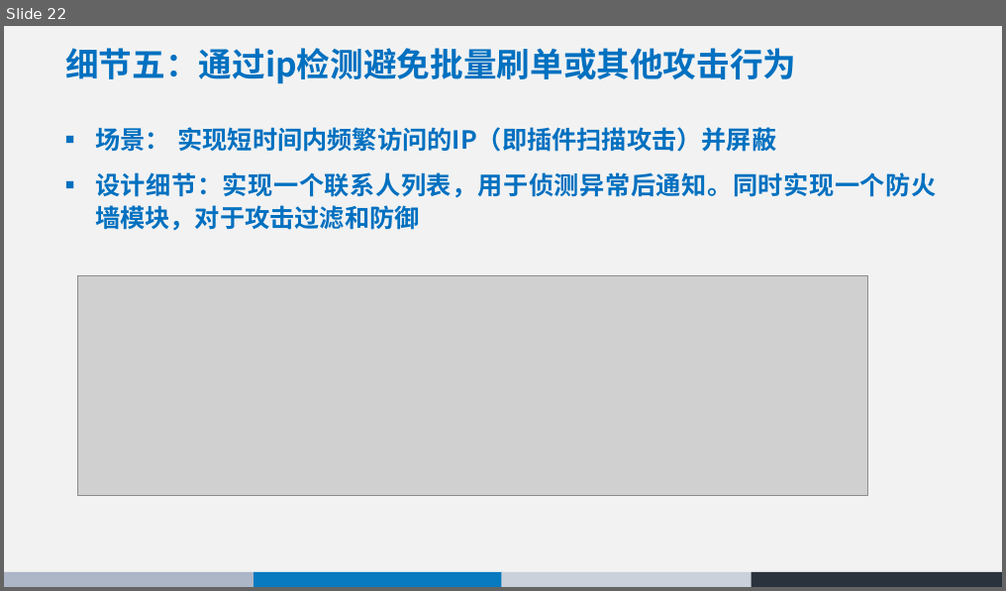
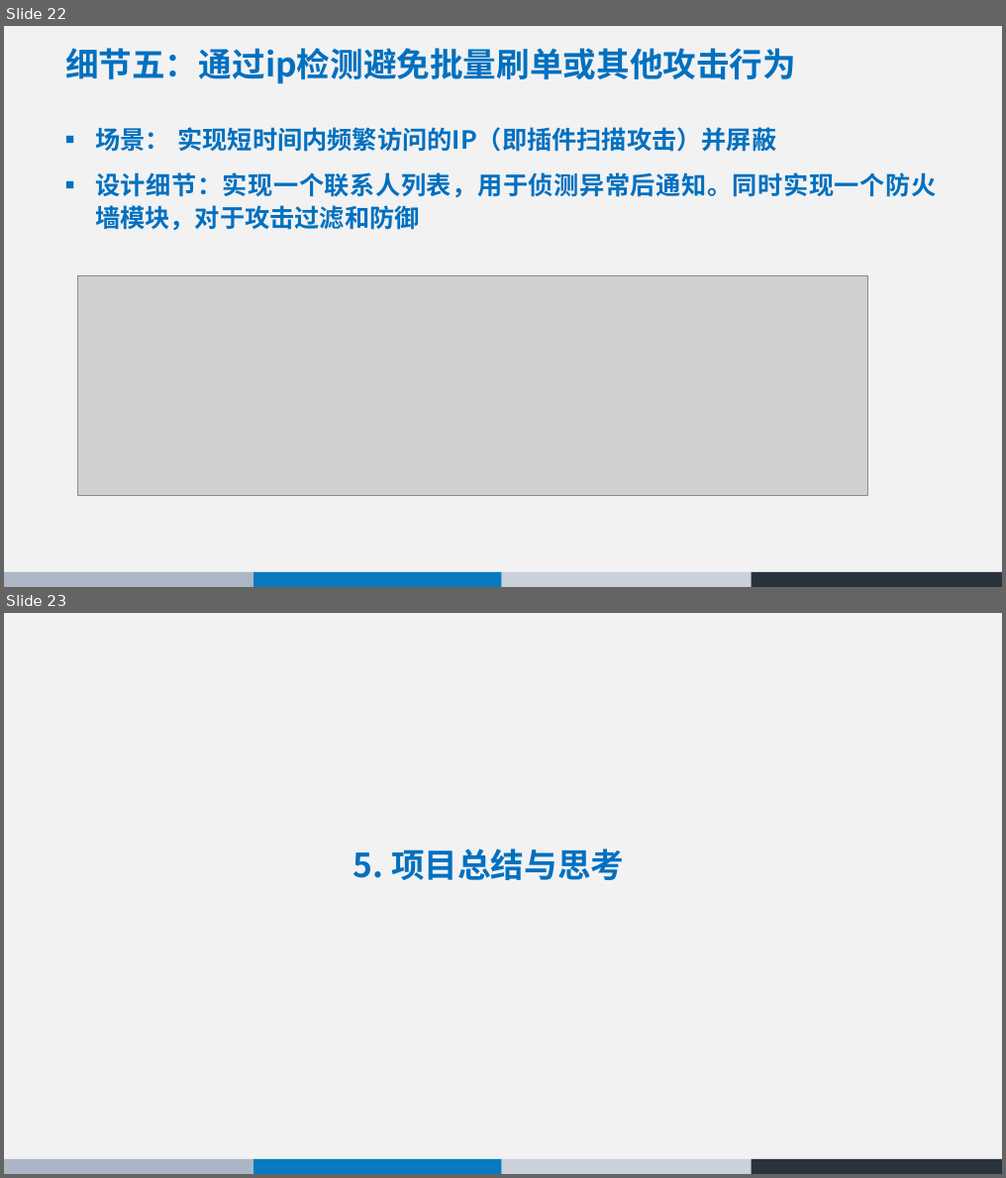
Before and after one commit to 74237423/Architecture, a slide deck: 同城互助系统 - 体系结构设计.pptx. Shown one above the other, each under a label of ours: slide 22 before the commit, slides 22 and 23 after it. The pictures are 1006x591 and 1006x1178 pixels, drawn with LibreOffice and Linux fonts; fonts in the diff are those of the drawing; grey boxes stand for pictures. Boxes give left, top, right and bottom in pixels: in the first picture for what was removed or moved away, otherwise in the second. Text is boxed around its words. In the diff, an @@ line names an element or a change of style, - is before the commit and + after.

```diff
--- a/同城互助系统 - 体系结构设计.pptx
+++ b/同城互助系统 - 体系结构设计.pptx
@@ slide 23 added at (x1=4, y1=613, x2=1002, y2=1174), background #FFFFFF; not listed: 5 template elements that a slide beside it also shows @@
@@ title added at (x1=353, y1=849, x2=624, y2=880), 32 pt, text #0070C0, bold @@
+5. 项目总结与思考
```
Also in this commit, not shown: 2 slides changed, 1 other slide added.
